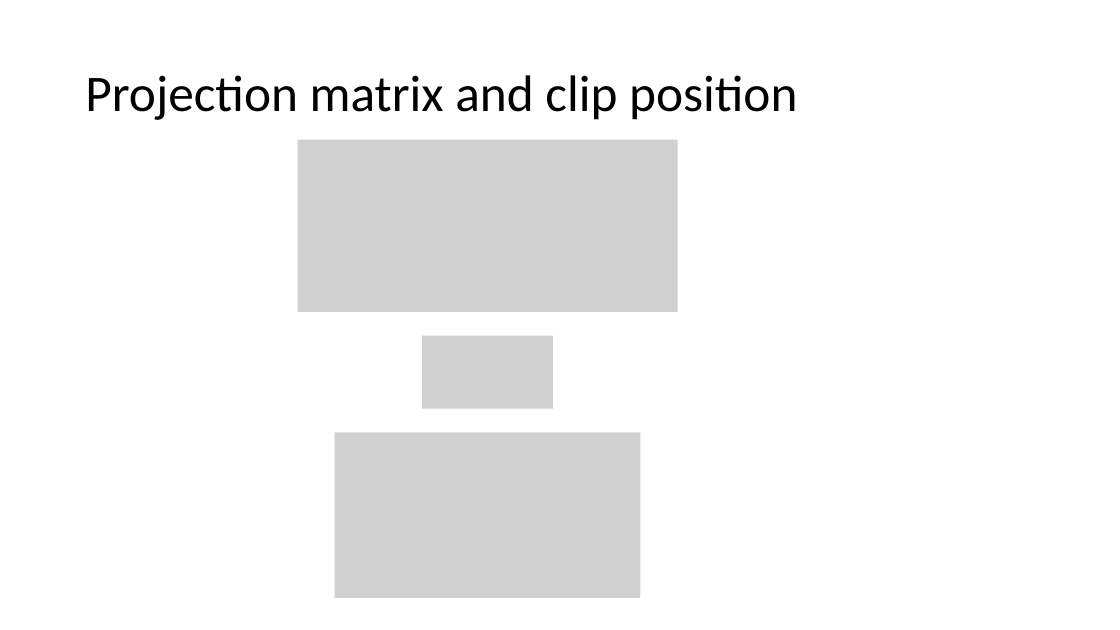
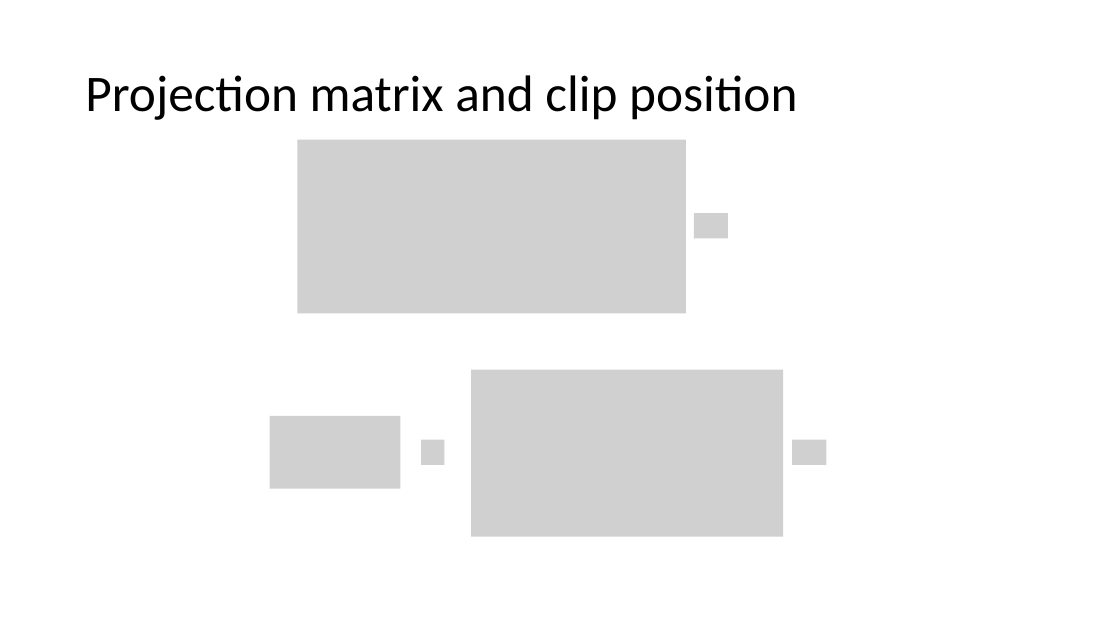
Before and after one commit to andyprowl/ape, a slide deck: slide 11 of Infrastructure/Documentation/docs/Projection/Perspective/Images/Source/PerspectiveProjection.pptx (slide 9 before the commit). Drawn at 1120x630 pixels with LibreOffice and Linux fonts; fonts in the diff are those of the drawing; grey boxes stand for pictures. Boxes give left, top, right and bottom in pixels: in the first picture for what was removed or moved away, otherwise in the second. Text is boxed around its words. In the diff, an @@ line names an element or a change of style, - is before the commit and + after.

Commit message:
Provide first complete version of the tutorial on perspective projection

```diff
--- a/Infrastructure/Documentation/docs/Projection/Perspective/Images/Source/PerspectiveProjection.pptx
+++ b/Infrastructure/Documentation/docs/Projection/Perspective/Images/Source/PerspectiveProjection.pptx
@@ picture resized from (x1=297, y1=139, x2=678, y2=312) to (x1=297, y1=139, x2=686, y2=313) @@
@@ picture added at (x1=694, y1=213, x2=728, y2=239) @@
@@ picture removed at (x1=423, y1=336, x2=554, y2=409) @@
@@ picture resized from (x1=335, y1=433, x2=641, y2=598) to (x1=471, y1=370, x2=783, y2=537) @@
@@ picture added at (x1=270, y1=416, x2=401, y2=489) @@
@@ picture added at (x1=421, y1=439, x2=444, y2=465) @@
@@ picture added at (x1=792, y1=439, x2=827, y2=465) @@
```
Also in this commit, not shown: 6 other slides changed, 4 slides added, 1 slide removed, 23 other files.
